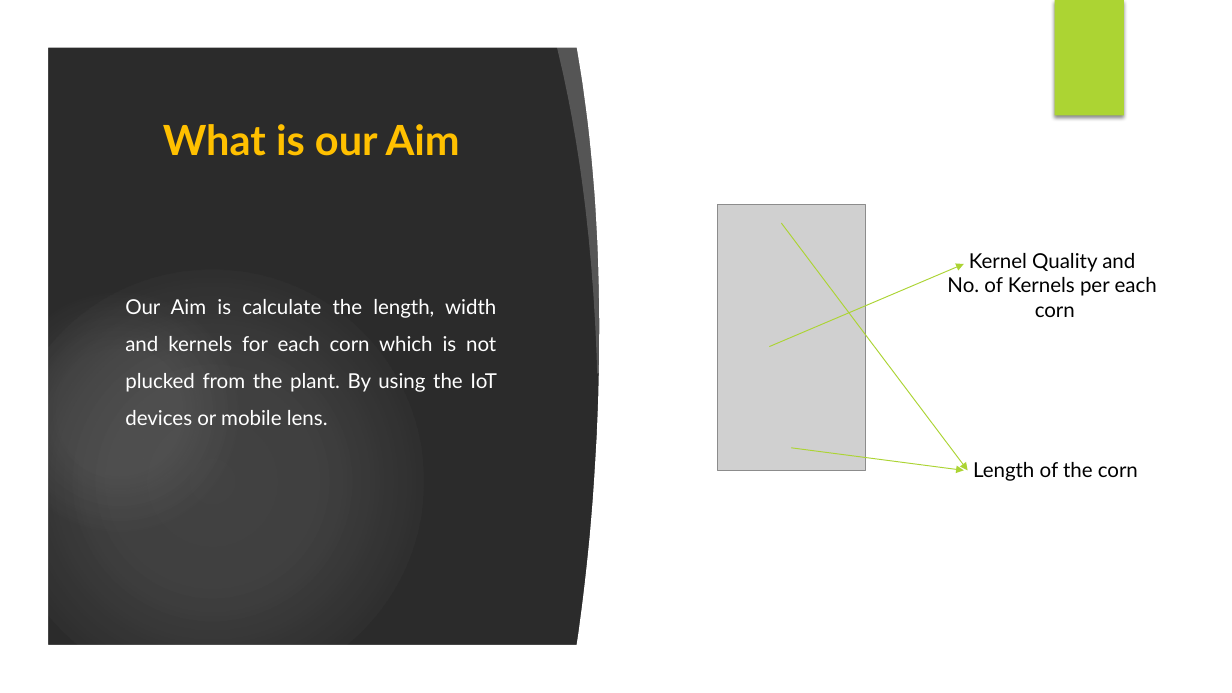
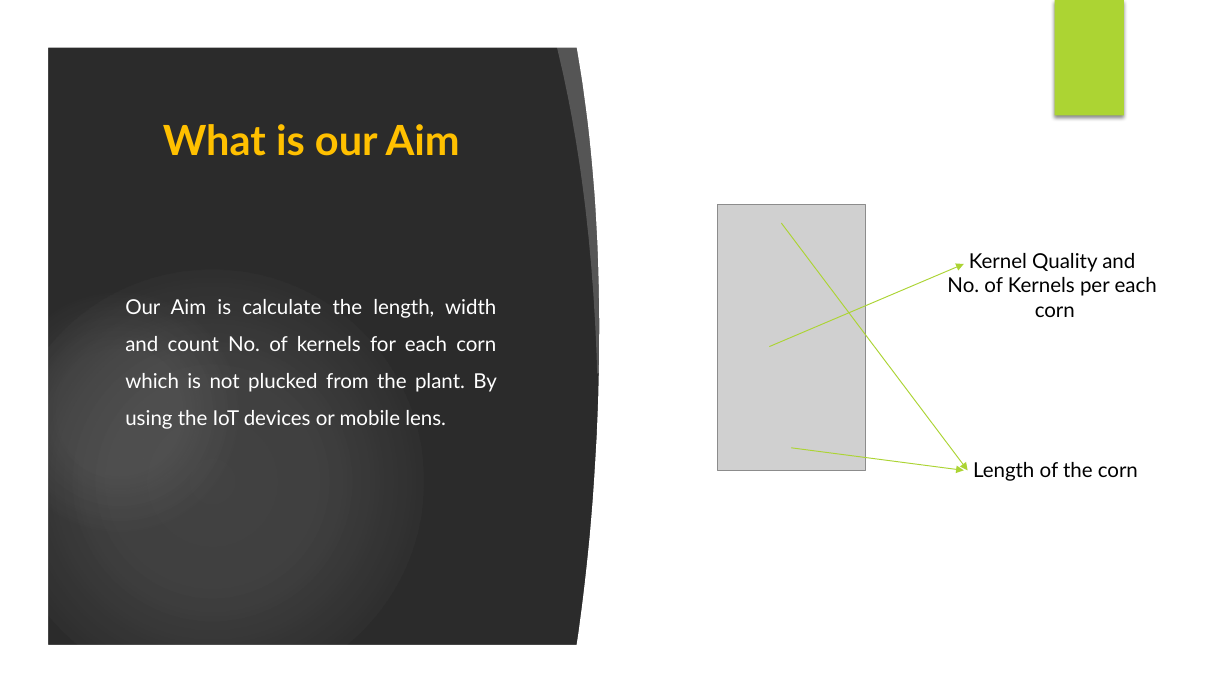
Before and after one commit to gouthamc125/Deepcorn, a slide deck: slide 3 of Corn kernels.pptx. Drawn at 1232x693 pixels with LibreOffice and Linux fonts; fonts in the diff are those of the drawing; grey boxes stand for pictures; background and template pictures are left out; a plain dark background stands for a picture behind light text. Boxes give left, top, right and bottom in pixels: in the first picture for what was removed or moved away, otherwise in the second. Text is boxed around its words. In the diff, an @@ line names an element or a change of style, - is before the commit and + after.

Commit message:
Corn ppt is updated

```diff
--- a/Corn kernels.pptx
+++ b/Corn kernels.pptx
@@ text at <box>125,299,497,429</box>: text changed @@
-Our Aim is calculate the length, width and kernels for each corn which is not plucked from the plant. By using the IoT devices or mobile lens.
+Our Aim is calculate the length, width and count No. of kernels for each corn which is not plucked from the plant. By using the IoT devices or mobile lens.
```
Also in this commit, not shown: 2 other slides changed.
